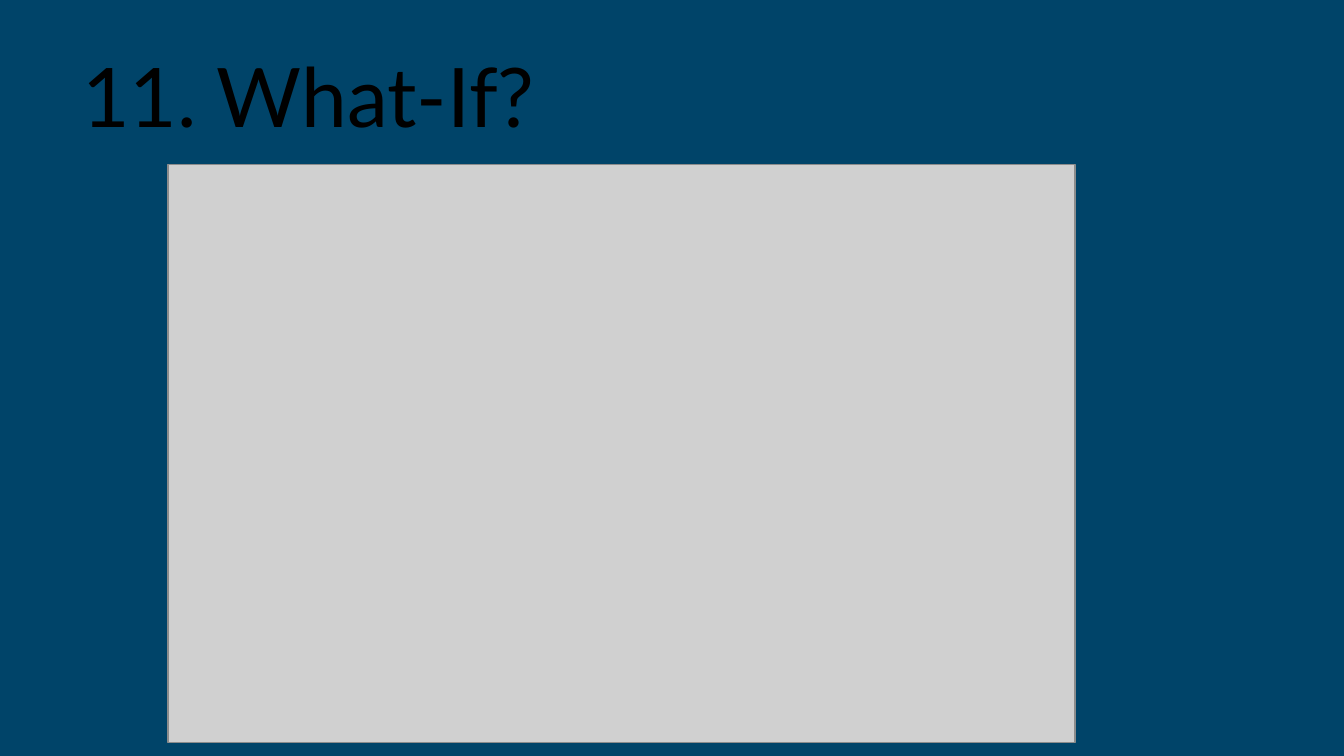
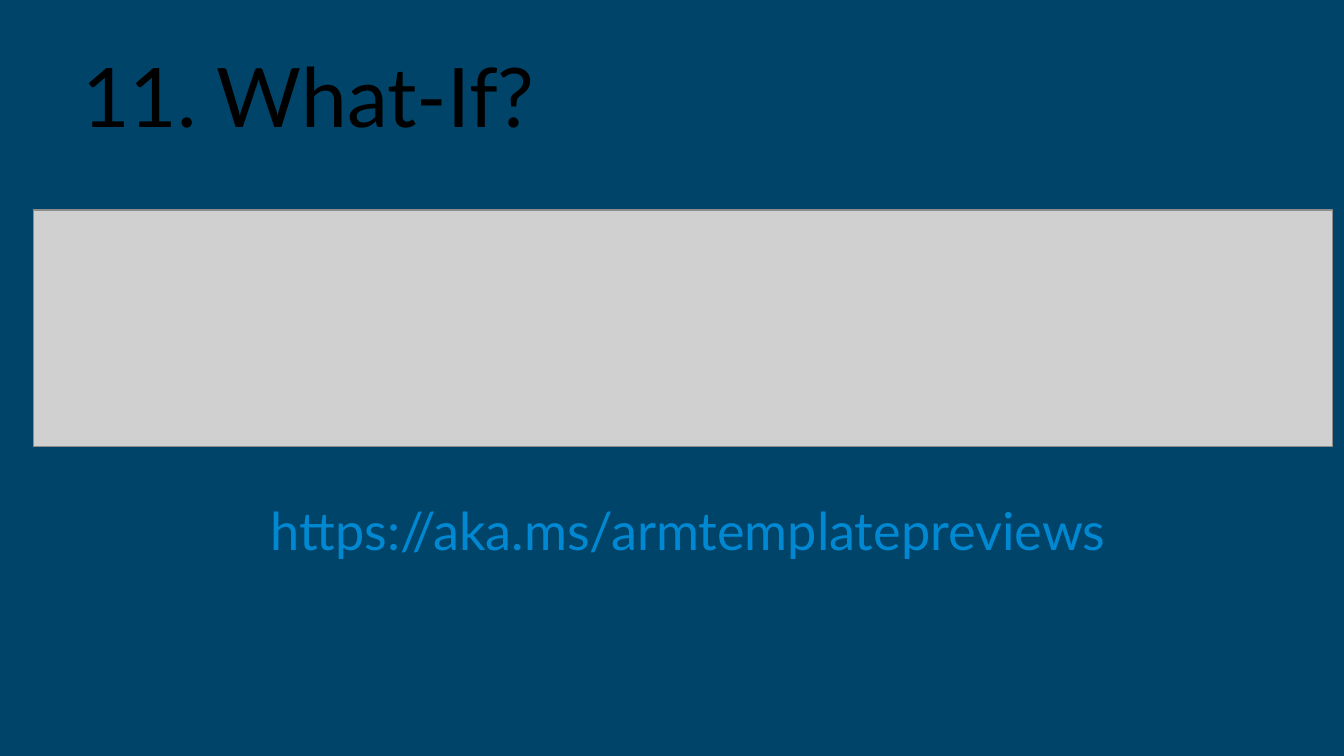
Before and after one commit to anantakjena/events, a slide deck: slide 14 of Experts Live Prague 2019/ARM_Template_Tips/ARM_Tips_Tricks.pptx. Drawn at 1344x756 pixels with LibreOffice and Linux fonts; fonts in the diff are those of the drawing; grey boxes stand for pictures; background and template pictures are left out. Boxes give left, top, right and bottom in pixels: in the first picture for what was removed or moved away, otherwise in the second. Text is boxed around its words. In the diff, an @@ line names an element or a change of style, - is before the commit and + after.

Commit message:
Update PPt

```diff
--- a/Experts Live Prague 2019/ARM_Template_Tips/ARM_Tips_Tricks.pptx
+++ b/Experts Live Prague 2019/ARM_Template_Tips/ARM_Tips_Tricks.pptx
@@ picture removed at [168,164,1075,742] @@
@@ picture added at [34,210,1333,446] @@
@@ text added at [271,511,1106,559], 28 pt, text #0088D2 @@
+https://aka.ms/armtemplatepreviews
```
Also in this commit, not shown: 1 other slide changed, 2 slides added, 1 other file.
